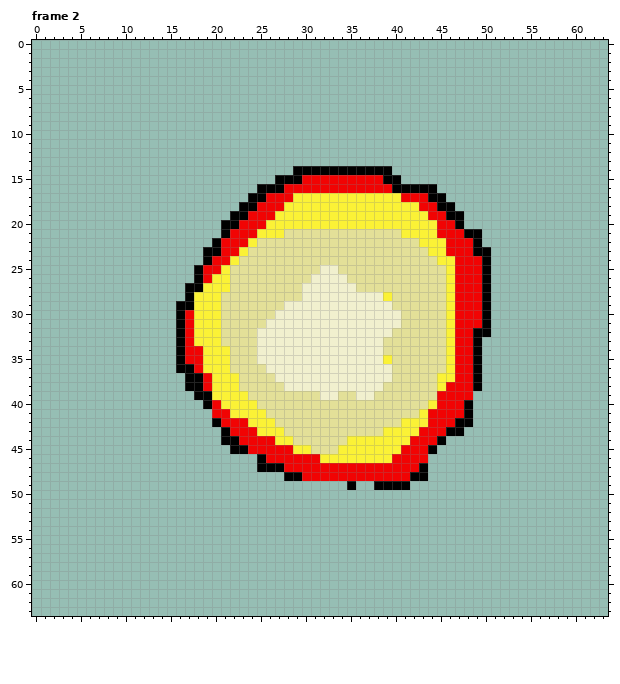
Pixel-art file, stored at prototype-sprites/explosion.aseprite. The picture above is the old version.
64x64 pixels, 6 frames. Shown: frame 2. The commit also changed other frames, which this record leaves out.
Now the later version:
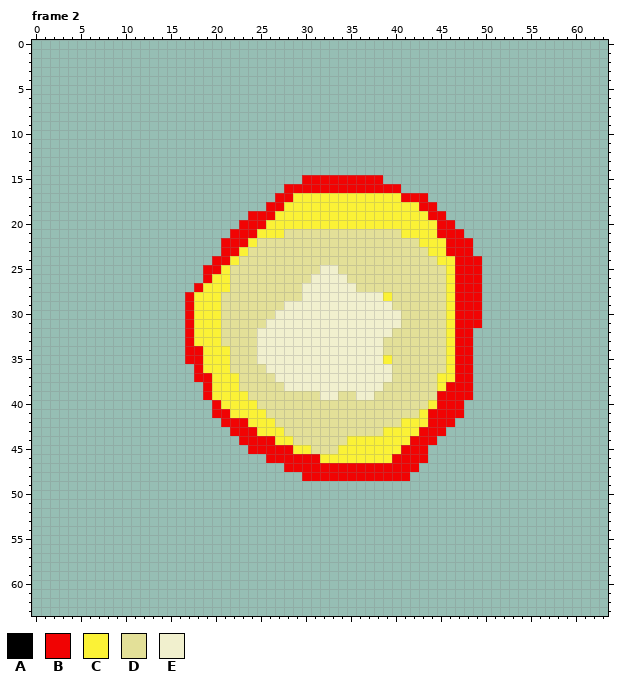
Palette (. is transparent): A #000000  B #f10303  C #fbf236  D #e3e098  E #f1f0ce
Difference:
{"where": "frame 2"}
{"frame":2,"y":14,"x":29,"old":"AAAAAAAAAAA","new":"..........."}
{"frame":2,"y":15,"x":27,"old":"AAA","new":"..."}
{"frame":2,"y":15,"x":39,"old":"AA","new":".."}
{"frame":2,"y":16,"x":25,"old":"AAA","new":"..."}
{"frame":2,"y":16,"x":40,"old":"AAAAA","new":"B...."}
{"frame":2,"y":17,"x":24,"old":"AAB","new":"..."}
{"frame":2,"y":17,"x":44,"old":"AA","new":".."}
{"frame":2,"y":18,"x":23,"old":"AAB","new":"..."}
{"frame":2,"y":18,"x":45,"old":"AA","new":".."}
{"frame":2,"y":19,"x":22,"old":"AA","new":".."}
{"frame":2,"y":19,"x":46,"old":"AA","new":".."}
{"frame":2,"y":20,"x":21,"old":"AA","new":".."}
{"frame":2,"y":20,"x":47,"old":"A","new":"."}
{"frame":2,"y":21,"x":21,"old":"A","new":"."}
{"frame":2,"y":21,"x":48,"old":"AA","new":".."}
{"frame":2,"y":22,"x":20,"old":"A","new":"."}
{"frame":2,"y":22,"x":49,"old":"A","new":"."}
{"frame":2,"y":23,"x":19,"old":"AA","new":".."}
{"frame":2,"y":23,"x":49,"old":"AA","new":".."}
{"frame":2,"y":24,"x":19,"old":"A","new":"."}
{"frame":2,"y":24,"x":50,"old":"A","new":"."}
{"frame":2,"y":25,"x":18,"old":"A","new":"."}
{"frame":2,"y":25,"x":50,"old":"A","new":"."}
{"frame":2,"y":26,"x":18,"old":"A","new":"."}
{"frame":2,"y":26,"x":50,"old":"A","new":"."}
{"frame":2,"y":27,"x":17,"old":"AA","new":".B"}
{"frame":2,"y":27,"x":50,"old":"A","new":"."}
{"frame":2,"y":28,"x":17,"old":"A","new":"B"}
{"frame":2,"y":28,"x":50,"old":"A","new":"."}
{"frame":2,"y":29,"x":16,"old":"AA","new":".B"}
{"frame":2,"y":29,"x":50,"old":"A","new":"."}
{"frame":2,"y":30,"x":16,"old":"A","new":"."}
{"frame":2,"y":30,"x":50,"old":"A","new":"."}
{"frame":2,"y":31,"x":16,"old":"A","new":"."}
{"frame":2,"y":31,"x":50,"old":"A","new":"."}
{"frame":2,"y":32,"x":16,"old":"A","new":"."}
{"frame":2,"y":32,"x":49,"old":"AA","new":".."}
{"frame":2,"y":33,"x":16,"old":"A","new":"."}
{"frame":2,"y":33,"x":49,"old":"A","new":"."}
{"frame":2,"y":34,"x":16,"old":"A","new":"."}
{"frame":2,"y":34,"x":49,"old":"A","new":"."}
{"frame":2,"y":35,"x":16,"old":"A","new":"."}
{"frame":2,"y":35,"x":49,"old":"A","new":"."}
{"frame":2,"y":36,"x":16,"old":"AA","new":".."}
{"frame":2,"y":36,"x":49,"old":"A","new":"."}
{"frame":2,"y":37,"x":17,"old":"AA","new":".B"}
{"frame":2,"y":37,"x":49,"old":"A","new":"."}
{"frame":2,"y":38,"x":17,"old":"AA","new":".."}
{"frame":2,"y":38,"x":49,"old":"A","new":"."}
{"frame":2,"y":39,"x":18,"old":"AA","new":".B"}
{"frame":2,"y":40,"x":19,"old":"A","new":"."}
{"frame":2,"y":40,"x":48,"old":"A","new":"."}
{"frame":2,"y":41,"x":48,"old":"A","new":"."}
{"frame":2,"y":42,"x":20,"old":"A","new":"."}
{"frame":2,"y":42,"x":47,"old":"AA","new":".."}
{"frame":2,"y":43,"x":21,"old":"A","new":"."}
{"frame":2,"y":43,"x":46,"old":"AA","new":".."}
{"frame":2,"y":44,"x":21,"old":"AA","new":".."}
{"frame":2,"y":44,"x":45,"old":"A","new":"."}
{"frame":2,"y":45,"x":22,"old":"AA","new":".."}
{"frame":2,"y":45,"x":44,"old":"A","new":"."}
{"frame":2,"y":46,"x":25,"old":"A","new":"."}
{"frame":2,"y":47,"x":25,"old":"AAA","new":"..."}
{"frame":2,"y":47,"x":43,"old":"A","new":"."}
{"frame":2,"y":48,"x":28,"old":"AA","new":".."}
{"frame":2,"y":48,"x":42,"old":"AA","new":".."}
{"frame":2,"y":49,"x":35,"old":"A","new":"."}
{"frame":2,"y":49,"x":38,"old":"AAAA","new":"...."}
